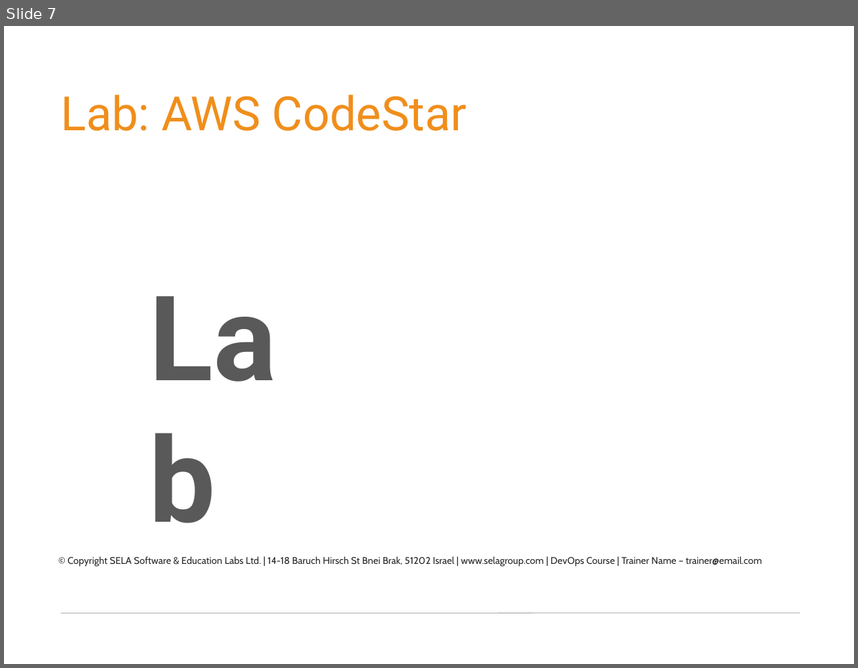
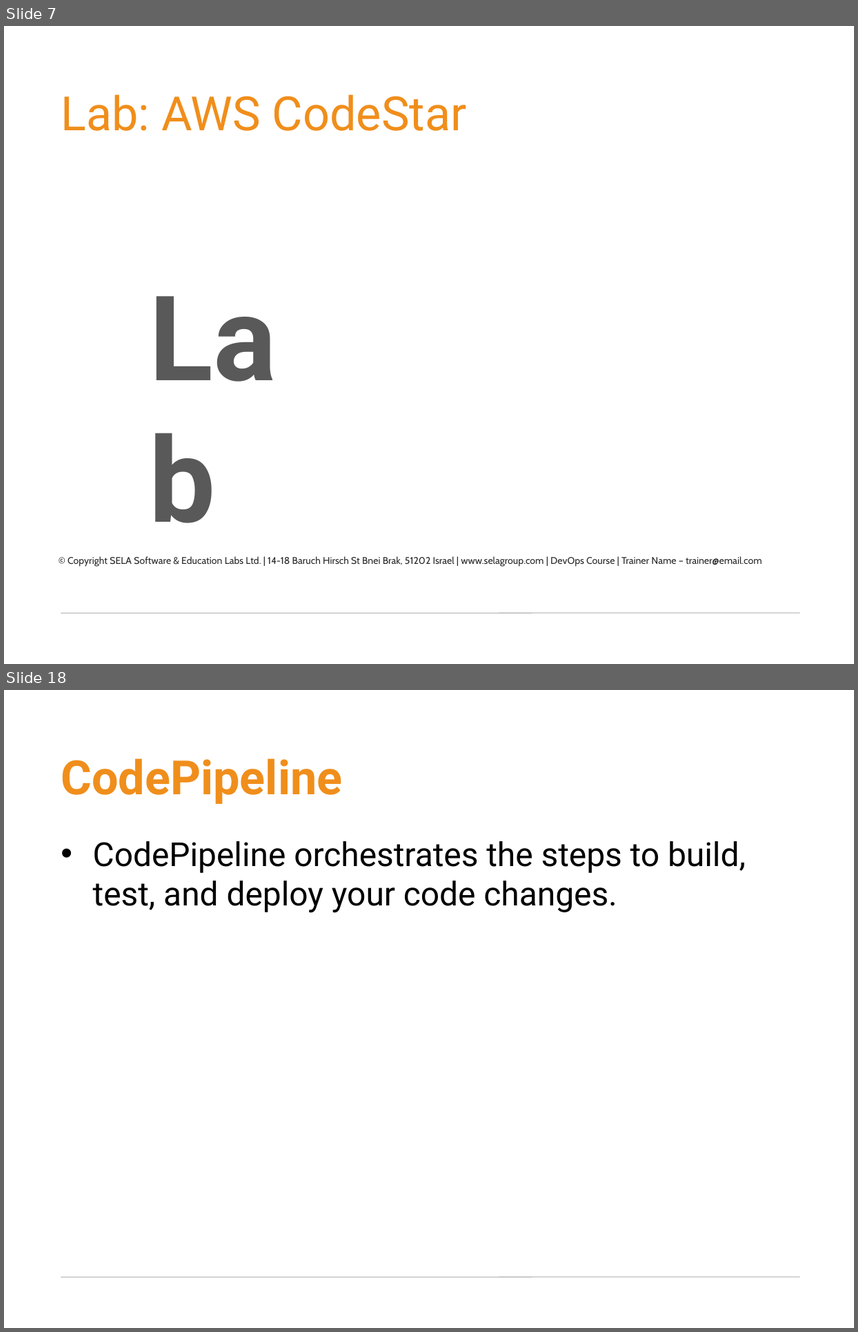
Before and after one commit to germanilia/AWS-MicroServices-Lmabda, a slide deck: Module 04 Building a CI:CD pipeline for serverless applications within AWS (Lambda).pptx. Shown one above the other, each under a label of ours: slide 7 before the commit, slides 7 and 18 after it; the slides between them are not shown. The pictures are 858x668 and 858x1332 pixels, drawn with LibreOffice and Linux fonts; fonts in the diff are those of the drawing; background and template pictures are left out. Boxes give left, top, right and bottom in pixels: in the first picture for what was removed or moved away, otherwise in the second. Text is boxed around its words. In the diff, an @@ line names an element or a change of style, - is before the commit and + after.

```diff
--- a/Module 04 Building a CI:CD pipeline for serverless applications within AWS (Lambda).pptx
+++ b/Module 04 Building a CI:CD pipeline for serverless applications within AWS (Lambda).pptx
@@ slide 18 added at (4,690,854,1328), background picture (left out); not listed: 1 template element that a slide beside it also shows @@
@@ title added at (61,758,342,804), 40 pt, text #F08E1B, bold @@
+CodePipeline
@@ text added at (93,841,746,913), 28 pt, text #000000 @@
+• CodePipeline orchestrates the steps to build, test, and deploy your code changes.
```
Also in this commit, not shown: 14 other slides added, 19 other files.
